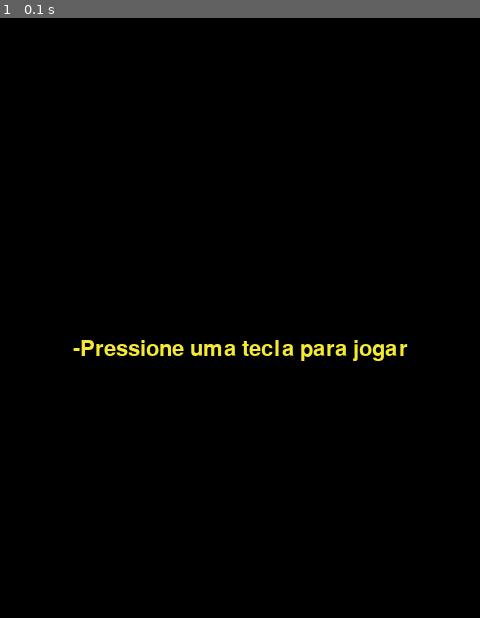
Above: before the commit, frame 1.
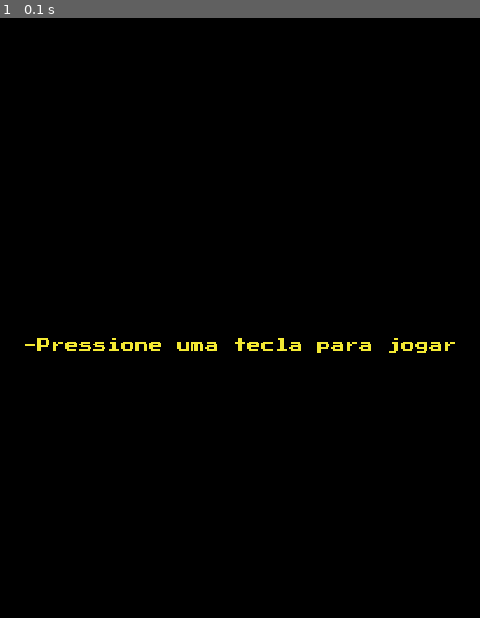
Above: after the commit, the same moment.

Repository: ClasRCDM/PythonProjects
Game: pygame game, started from MyPacman/Oh_Pacman.py
Two runs of this game, one before a commit and one after it. Both use one fixed random seed, a clock stepped at 60 frames per second and the inputs below.
Inputs:
- Up to frame 1 (0.1 s): no input

The runs differ from the first frame. In frame 1, 1.2% of the frame differs, in the area x 5-95%, y 53-58%.

Commit message:
Functions, error image

Diff:
--- a/MyPacman/Oh_Pacman.py
+++ b/MyPacman/Oh_Pacman.py
@@ -1,5 +1,8 @@
-import pygame, os
+import pygame
 import vars as v
+
+from os import path, getcwd
+from sys import exit
 
 
 ########################
@@ -10,6 +13,7 @@
         # Build game
         pygame.init()
         pygame.mixer.init()
+        pygame.font.init()
         pygame.display.set_caption(title)
 
         self.screen = None
@@ -19,7 +23,7 @@
         self.Run = None
         self.running = None
 
-        self.font = pygame.font.match_font(v.FONT)
+        self.font = None
 
         # Itens World
         self.Sprites_world = None
@@ -28,6 +32,9 @@
         self.dirctyudo = None
 
         self.Game_Start = None
+        self.Game = None
+
+        self.widget_world = None
 
     def World_init(self):
         # Set itens world
@@ -50,9 +57,10 @@
         self.World_time()
 
     def World_widget(self):
-        if self.Game_Start:
-            self.World_texts('-Pressione uma tecla para jogar', 32,
-                             v.YELLOW, v.WIDTH / 2, 320)
+        match self.widget_world:
+            case 'StartGame':
+                self.World_texts('-Pressione uma tecla para jogar', 14,
+                                 v.YELLOW, v.WIDTH / 2, 320)
 
     def World_time(self):
         # Time and Space world
@@ -63,7 +71,9 @@
             self.World_sprits()
             self.World_SpritsDraw()
 
+            self.World_functions()
             self.World_widget()
+            # self.World_images()
 
             self.Fps.tick(v.FPS)
             pygame.display.flip()
@@ -73,23 +83,37 @@
         for ev in pygame.event.get():
             if ev.type == pygame.QUIT and self.Run:
                 self.Run, self.running = False
+                exit()
+            if ev.type == pygame.KEYUP:
+                self.Game = True
+                self.Game_Start = False
 
-        # self.World_widget()
+    def World_functions(self):
+        if self.Game_Start and not self.Game:
+            self.widget_world = 'StartGame'
 
     def World_scenes(self):
         # Manage the scenes
         self.Game_Start = v.game_start
 
+        self.Game = v.game
+
     def World_adofle(self):
         # Load files, and audios
-        self.dirctrymges = os.path.join(os.getcwd(), 'images')
-        self.dirctyudo = os.path.join(os.getcwd(), 'sounds')
+        self.dirctrymges = path.join(getcwd(), "MyPacman/images")
+        self.dirctyudo = path.join(getcwd(), 'MyPacman/sounds')
+        self.dirctyfnts = path.join(getcwd(), 'MyPacman/fonts')
 
-        self.pacmanlogo = os.path.join(self.dirctrymges, v.LOGO_PACMAN)
+        self.pacmanlogo = path.join(self.dirctrymges, v.LOGO_PACMAN)
+        self.font_set = path.join(self.dirctyfnts, v.FONT)
 
     def World_images(self):
         # Call/add image
-        self.pacmanlogo = pygame.image.load(self.pacmanlogo).convert()
+        match self.widget_world:
+            case 'StartGame':
+                self.pacmanlogo = pygame.image.load(v.ICON).convert()
+
+        self.screen.blit(self.pacmanlogo, (0, 0))
 
     def World_sounds(self):
         # Call/add sound
@@ -101,9 +125,9 @@
 
     def World_texts(self, text: str, size: int, color, x: int, y: int):
         # Create/add/render texts
-        font = pygame.font.Font(self.font, size)
+        font = pygame.font.Font(self.font_set, size)
 
-        text_render = font.render(text, True, color)
+        text_render = font.render(text, False, color)
         text_rect = text_render.get_rect()
         text_rect.midtop = (x, y)
 
@@ -120,5 +144,4 @@
 ###################
 
 MyWorld = World(v.TITLE_GAME)
-print('Init Game')
 MyWorld.World_init()
--- /dev/null
+++ b/MyPacman/teste.py
@@ -0,0 +1,16 @@
+import numpy as np
+
+m = []
+Resultado = 0
+
+for y in range(5):
+    linha = []
+    for x in range(5):
+        linha.append(2)
+    m.append(linha)
+
+print(np.matrix(m))
+
+for a in range(5):
+    Resultado += m[a][a+1]
+print(Resultado)
--- a/MyPacman/vars.py
+++ b/MyPacman/vars.py
@@ -14,13 +14,14 @@
 
 FPS = 60
 
-FONT = 'PressStart2P-Regular.ttf'
+FONT = 'PressStart2P.ttf'
 
 # global variables #
 ####################
 
 # Scenes #
 game_start = True
+game = False
 
 # Images #
 LOGO_PACMAN = 'PACMANLOGO.png'
Renamed: MyPacman/fonts/PressStart2P-Regular.ttf -> MyPacman/fonts/PressStart2P.ttf
